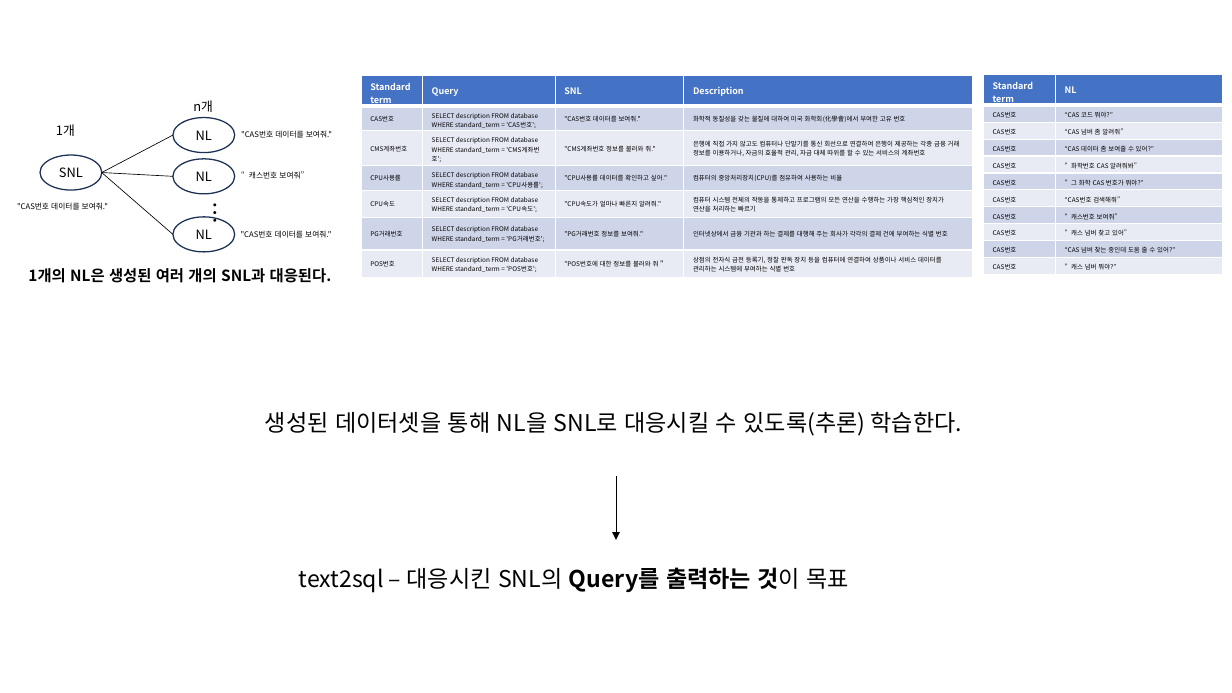
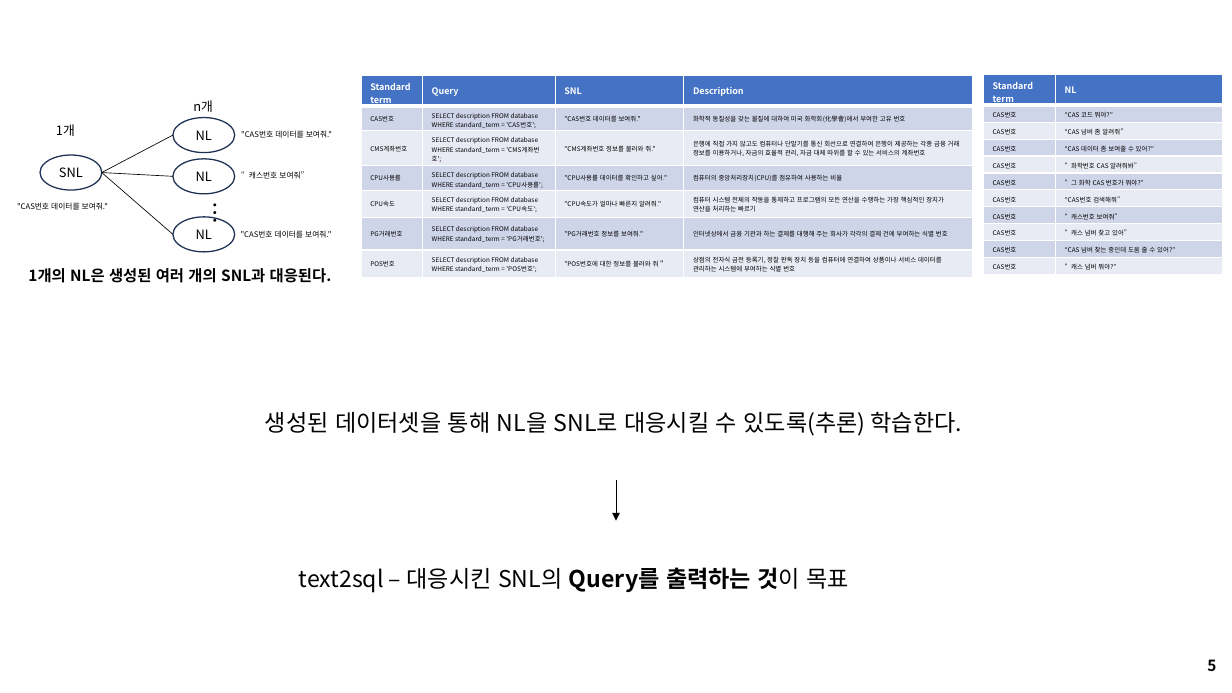
Before and after one commit to seungdeng/DELab, a slide deck: slide 5 of PPT/DSLab_이승건_특허.pptx. Drawn at 1232x693 pixels with LibreOffice and Linux fonts; fonts in the diff are those of the drawing. Boxes give left, top, right and bottom in pixels: in the first picture for what was removed or moved away, otherwise in the second. Text is boxed around its words. In the diff, an @@ line names an element or a change of style, - is before the commit and + after.

```diff
--- a/PPT/DSLab_이승건_특허.pptx
+++ b/PPT/DSLab_이승건_특허.pptx
@@ arrow moved from (616, 477) - (616, 540) to (616, 481) - (616, 520) @@
@@ text added at <box>1207,659,1216,671</box>, 12 pt, text #000000, bold @@
+5
```
Also in this commit, not shown: 4 other slides changed, 1 slide added, 2 slides removed.
